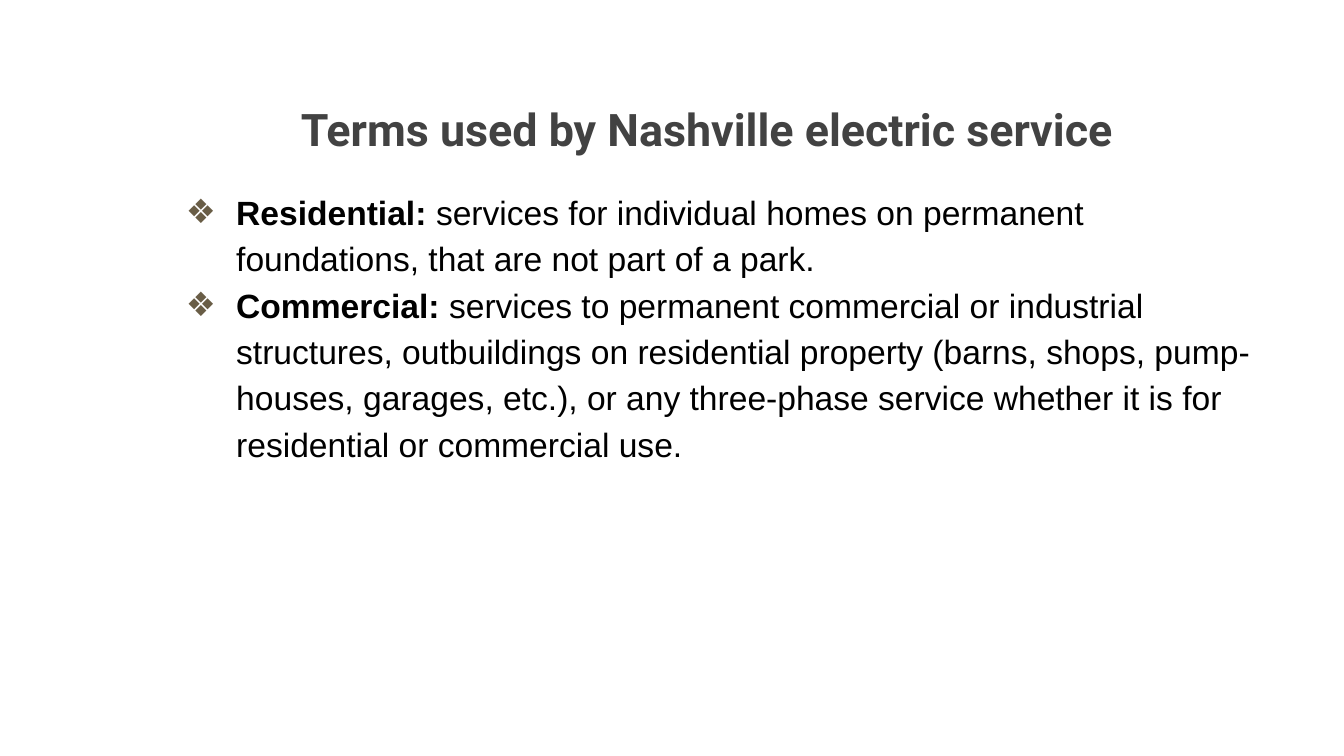
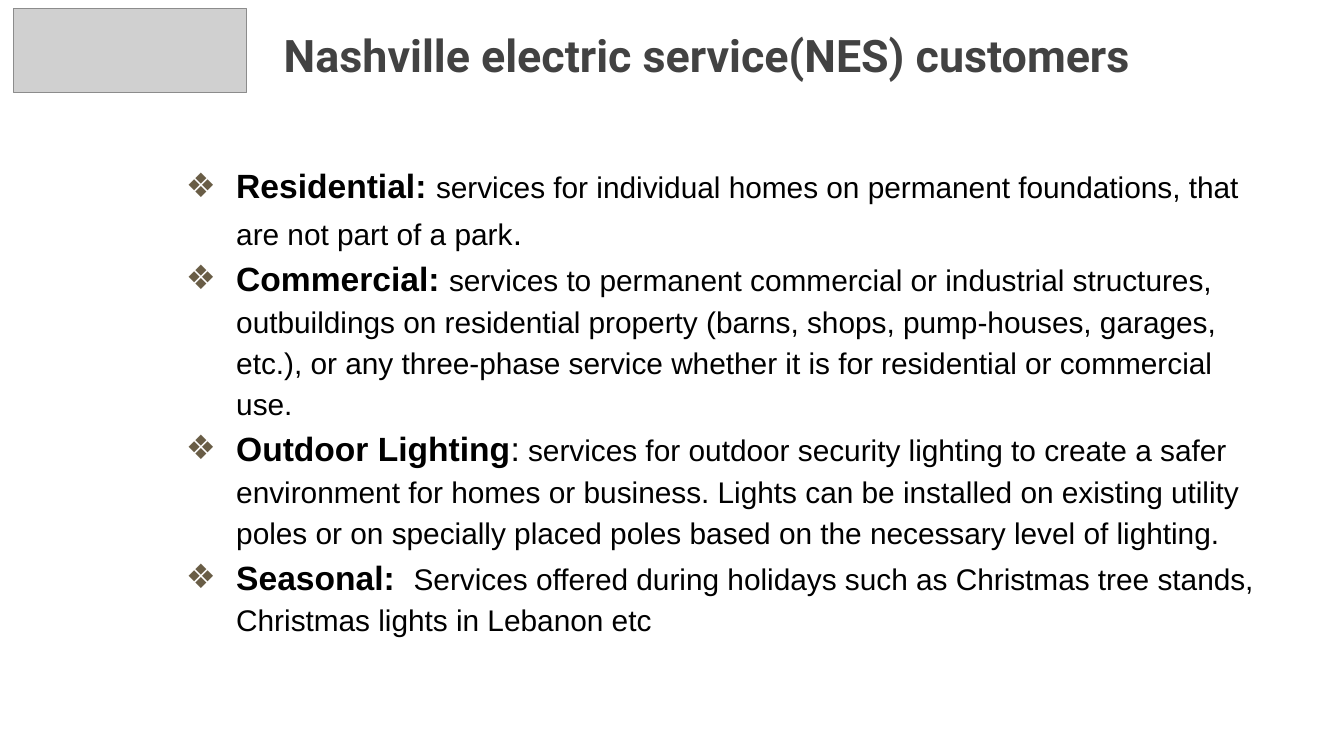
Before and after one commit to PBusienei/Nashville-Electric-Service-Monthly-Energy-Consumption-by-Customer-Type-and-ZIP-Code, a slide deck: slide 3 of NES – Monthly Energy Consumption by Customer Type and ZIP Code .pptx. Drawn at 1344x756 pixels with LibreOffice and Linux fonts; fonts in the diff are those of the drawing; grey boxes stand for pictures; background and template pictures are left out. Boxes give left, top, right and bottom in pixels: in the first picture for what was removed or moved away, otherwise in the second. Text is boxed around its words. In the diff, an @@ line names an element or a change of style, - is before the commit and + after.

```diff
--- a/NES – Monthly Energy Consumption by Customer Type and ZIP Code .pptx
+++ b/NES – Monthly Energy Consumption by Customer Type and ZIP Code .pptx
@@ picture added at [13,8,247,93] @@
@@ title at [284,37,1130,82]: text changed @@
-Terms used by Nashville electric service
+Nashville electric service(NES) customers
@@ text "Residential: services for individual homes ...": place and size @@
-text "Residential: services for individual homes ..." at [236,200,1249,458]
+text "Residential: services for individual homes ..." at [236,173,1254,637]
@@ text at [236,173,1239,416]: size 18 to 16 pt in "services for individual homes on permanent foundations, ...", "services to permanent commercial or industrial structures, ..." @@
@@ text at [236,436,1254,637]: paragraphs added @@
+❖ Outdoor Lighting: services for outdoor security lighting to create a safer environment for homes or business. Lights can be installed on existing utility poles or on specially placed poles based on the necessary level of lighting.
+❖ Seasonal: Services offered during holidays such as Christmas tree stands, Christmas lights in Lebanon etc
```
Also in this commit, not shown: 2 other slides changed, 5 other files.
